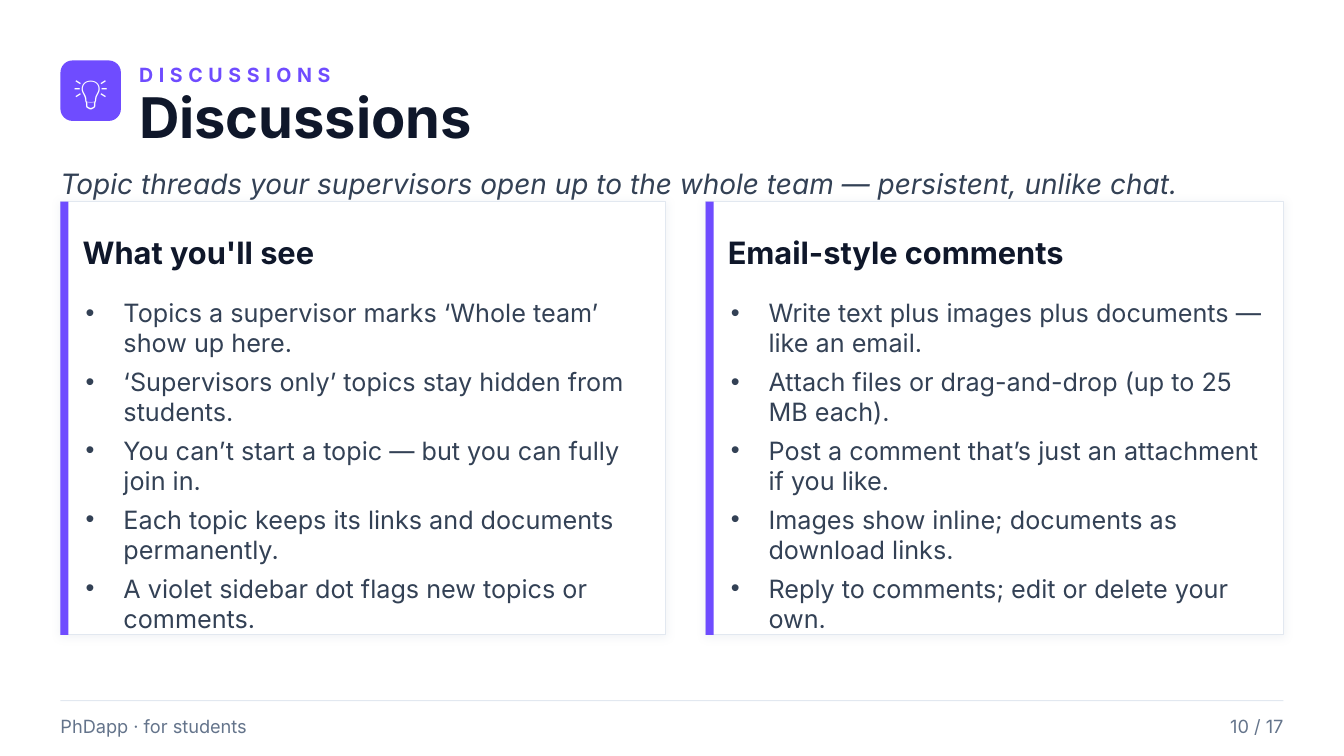
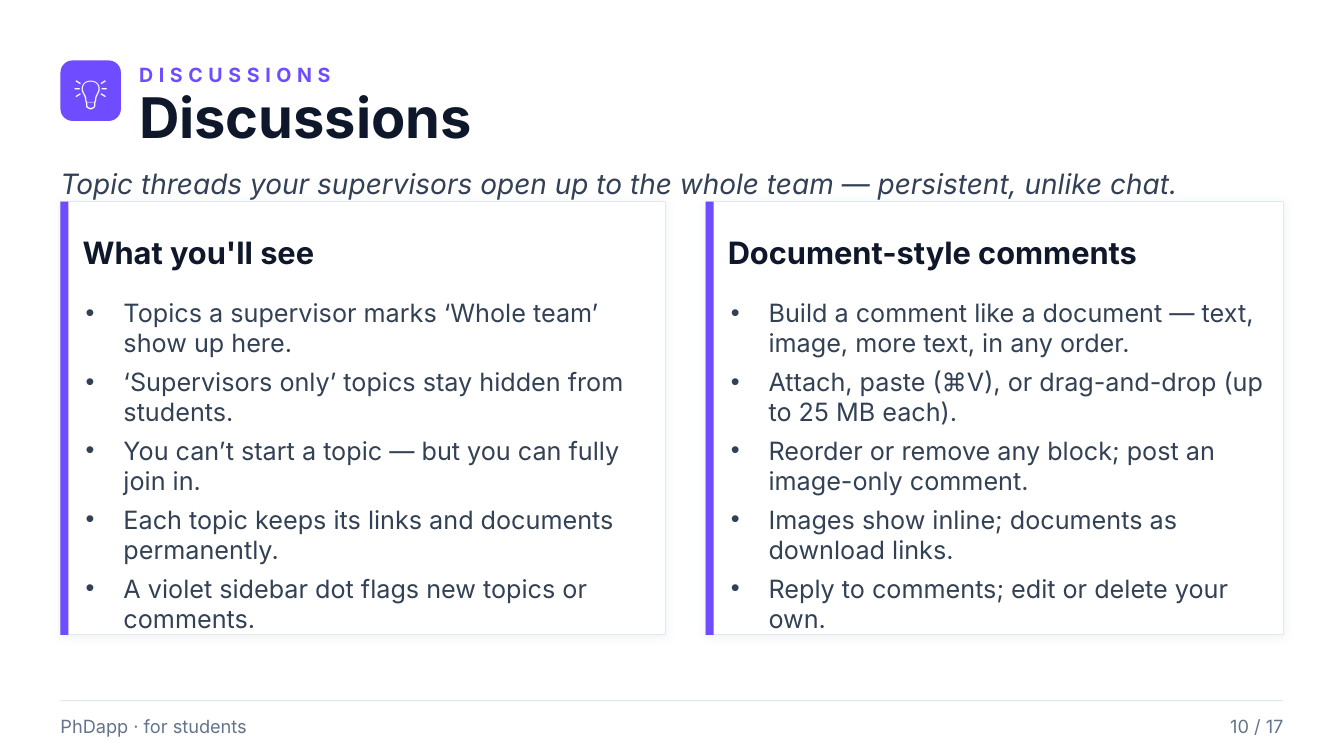
Before and after one commit to rafacastrocsic/phdapp, a slide deck: slide 10 of docs/PhDapp_Student_Overview.pptx. Drawn at 1344x756 pixels with LibreOffice and Linux fonts; fonts in the diff are those of the drawing. Boxes give left, top, right and bottom in pixels: in the first picture for what was removed or moved away, otherwise in the second. Text is boxed around its words. In the diff, an @@ line names an element or a change of style, - is before the commit and + after.

```diff
--- a/docs/PhDapp_Student_Overview.pptx
+++ b/docs/PhDapp_Student_Overview.pptx
@@ text at (728, 241, 1137, 271): text changed @@
-Email-style comments
+Document-style comments
@@ text at (769, 303, 1263, 495): text changed @@
-• Write text plus images plus documents — like an email.
-• Attach files or drag-and-drop (up to 25 MB each).
-• Post a comment that’s just an attachment if you like.
+• Build a comment like a document — text, image, more text, in any order.
+• Attach, paste (⌘V), or drag-and-drop (up to 25 MB each).
+• Reorder or remove any block; post an image-only comment.
```
Also in this commit, not shown: 4 other files.
